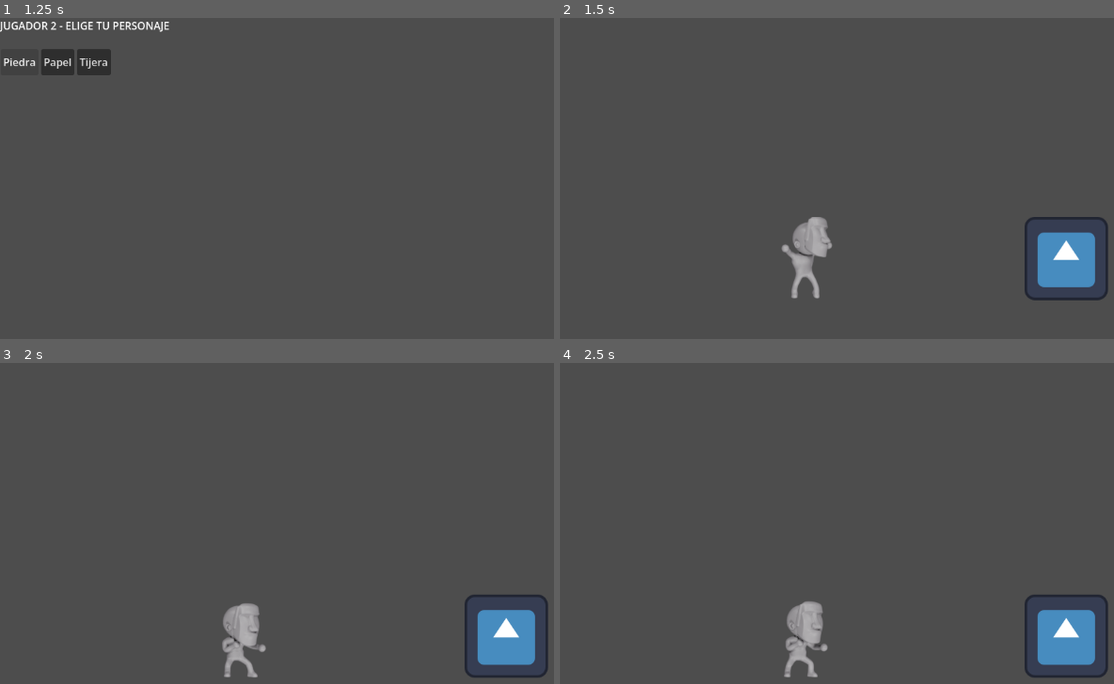
Above: before the commit, frames 1-4 (two rows, left to right).
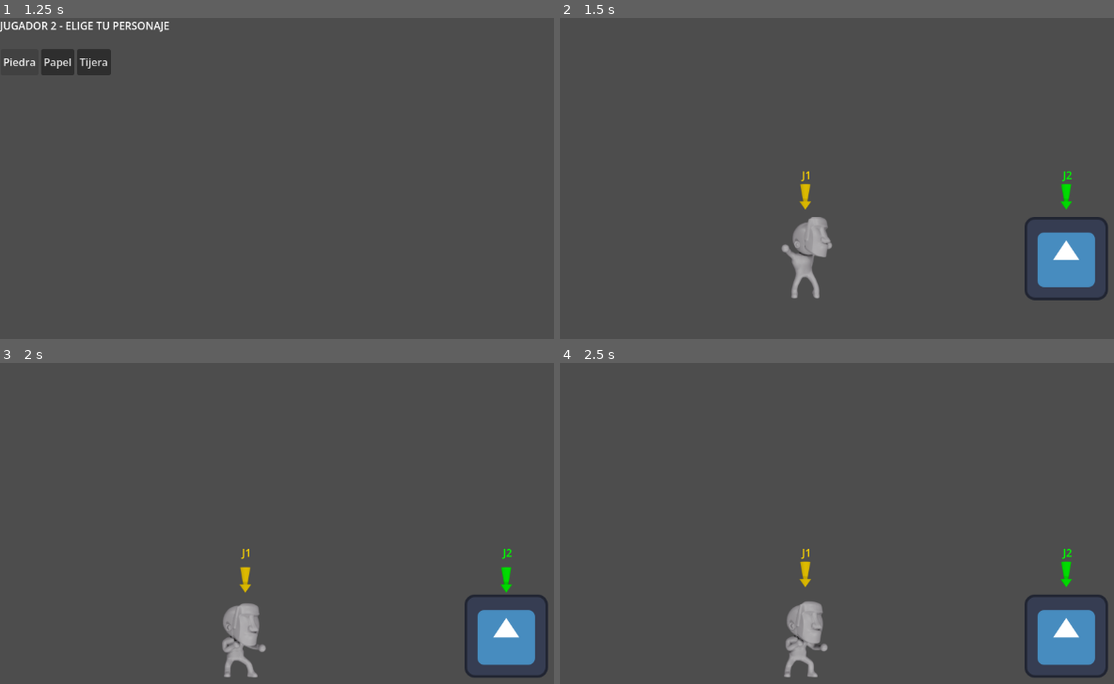
Above: after the commit, the same moments.

Repository: Pablo-Gallina/lucha
Game: Godot game, scene res://scenes/select/character_select.tscn
The game is run twice, just before and just after one commit, with the same random seed, the same clock (stepped at 60 frames per second) and the same inputs. The engine's default icon, where the game draws it, is replaced by a stand-in: a white triangle on a blue panel in a dark square.
Inputs:
- Up to frame 1 (1.25 s): click "Piedra" at 0.5 s
- Up to frame 2 (1.5 s): click "Papel" at 1.25 s
- Up to frame 3 (2 s): no input
- Up to frame 4 (2.5 s): hold Right (ui_right) from 2.03 s (still down); tap Up (ui_up) at 2.27 s

Frame 1 is identical in both runs. In frame 2, 0.3% of the frame differs, in the area x 43-93%, y 47-60%; in frame 3, 0.3%; in frame 4, 0.3%, in the area x 43-93%, y 57-70%.
Error in both runs: Trying to assign value of type 'Sprite2D' to a variable of type 'AnimatedSprite2D'. (res://scenes/player/base/player_base.gd:4)

Commit message:
add player indicator

Diff:
--- a/scenes/ring/ring.gd
+++ b/scenes/ring/ring.gd
@@ -1,4 +1,6 @@
 extends Node2D
+
+const PLAYER_INDICATOR = preload("uid://tqlhfhbrkjkj")
 
 func _ready() -> void:
 	var p1_scene = load(GLOBAL.player_selections[0])
@@ -8,12 +10,20 @@
 	p1.input_prefix = "p1"
 	p1.position = Vector2(-200, 0)
 	add_child(p1)
+	var ind1 = PLAYER_INDICATOR.instantiate()
+	ind1.position = Vector2(0, -90)
+	p1.add_child(ind1)
+	ind1.setup("J1", Color.GOLD)
 
 	var p2 = p2_scene.instantiate()
 	p2.input_prefix = "p2"
 	p2.position = Vector2(200, 0)
 	p2.facing_right = false
 	add_child(p2)
+	var ind2 = PLAYER_INDICATOR.instantiate()
+	ind2.position = Vector2(0, -90)
+	p2.add_child(ind2)
+	ind2.setup("J2", Color.GREEN)
 
 	# Fuerza de golpe por personaje
 	var P1_CHARACTER: String = p1.CHARACTER
--- /dev/null
+++ b/scenes/ui/arrow/player_indicator.gd
@@ -0,0 +1,12 @@
+extends Node2D
+
+@onready var label : Label = $Label
+@onready var arrow : AnimatedSprite2D = $Arrow
+
+func setup (text: String, color: Color) -> void:
+	label.position.y = -50
+	label.position.x = -5
+	label.text = text
+	label.modulate = color
+	arrow.modulate = color
+	arrow.play("default")
--- /dev/null
+++ b/scenes/ui/arrow/player_indicator.tscn
@@ -0,0 +1,262 @@
+[gd_scene format=3 uid="uid://tqlhfhbrkjkj"]
+
+[ext_resource type="Texture2D" uid="uid://c7ikal80d5jn1" path="res://assets/sprites/ui/arrow/0001.png" id="1_r2a8b"]
+[ext_resource type="Script" uid="uid://76r1gxj5tn5n" path="res://scenes/ui/arrow/player_indicator.gd" id="1_w1tnm"]
+[ext_resource type="Texture2D" uid="uid://cetd3yi55vv85" path="res://assets/sprites/ui/arrow/0002.png" id="2_w1tnm"]
+[ext_resource type="Texture2D" uid="uid://dx4nc01iounih" path="res://assets/sprites/ui/arrow/0003.png" id="3_a6jgk"]
+[ext_resource type="Texture2D" uid="uid://uw4doteub3ey" path="res://assets/sprites/ui/arrow/0004.png" id="4_ep6mc"]
+[ext_resource type="Texture2D" uid="uid://bqupexojkcbo1" path="res://assets/sprites/ui/arrow/0005.png" id="5_vs6pa"]
+[ext_resource type="Texture2D" uid="uid://db5skmwmnl27l" path="res://assets/sprites/ui/arrow/0006.png" id="6_bmjyt"]
+[ext_resource type="Texture2D" uid="uid://4l5yyooda14t" path="res://assets/sprites/ui/arrow/0007.png" id="7_aiahy"]
+[ext_resource type="Texture2D" uid="uid://cdcnph4drnrtu" path="res://assets/sprites/ui/arrow/0008.png" id="8_uau2a"]
+[ext_resource type="Texture2D" uid="uid://btcycd2oavdb3" path="res://assets/sprites/ui/arrow/0009.png" id="9_d4mwq"]
+[ext_resource type="Texture2D" uid="uid://cx3obokdvs4ow" path="res://assets/sprites/ui/arrow/0010.png" id="10_x5m1y"]
+[ext_resource type="Texture2D" uid="uid://ouyxf10m5ah8" path="res://assets/sprites/ui/arrow/0011.png" id="11_cr1ch"]
+[ext_resource type="Texture2D" uid="uid://dbs8lrse1wh0k" path="res://assets/sprites/ui/arrow/0012.png" id="12_eq3jj"]
+[ext_resource type="Texture2D" uid="uid://ceufsponm061j" path="res://assets/sprites/ui/arrow/0013.png" id="13_iql5m"]
+[ext_resource type="Texture2D" uid="uid://dx2tkyd1gkcis" path="res://assets/sprites/ui/arrow/0014.png" id="14_sqsru"]
+[ext_resource type="Texture2D" uid="uid://ctfv0nmaudy1j" path="res://assets/sprites/ui/arrow/0015.png" id="15_qu2qf"]
+[ext_resource type="Texture2D" uid="uid://de3qkh7fueo5y" path="res://assets/sprites/ui/arrow/0016.png" id="16_qwdqb"]
+[ext_resource type="Texture2D" uid="uid://ltwuhc6fc87a" path="res://assets/sprites/ui/arrow/0017.png" id="17_ttauu"]
+[ext_resource type="Texture2D" uid="uid://dn6kps5y6cgde" path="res://assets/sprites/ui/arrow/0018.png" id="18_nr1d6"]
+[ext_resource type="Texture2D" uid="uid://dmnc2rxix7s4m" path="res://assets/sprites/ui/arrow/0019.png" id="19_a1eku"]
+[ext_resource type="Texture2D" uid="uid://hyb160vpqtdp" path="res://assets/sprites/ui/arrow/0020.png" id="20_qiuob"]
+[ext_resource type="Texture2D" uid="uid://c70xx0jyxbkw" path="res://assets/sprites/ui/arrow/0021.png" id="21_ls0qy"]
+[ext_resource type="Texture2D" uid="uid://daby2g1fvl086" path="res://assets/sprites/ui/arrow/0022.png" id="22_eboud"]
+[ext_resource type="Texture2D" uid="uid://bu8d33quxhmx1" path="res://assets/sprites/ui/arrow/0023.png" id="23_bf6tn"]
+[ext_resource type="Texture2D" uid="uid://cnx31yb3bed25" path="res://assets/sprites/ui/arrow/0024.png" id="24_6hamj"]
+[ext_resource type="Texture2D" uid="uid://dc7drmdx7860k" path="res://assets/sprites/ui/arrow/0025.png" id="25_lyo16"]
+[ext_resource type="Texture2D" uid="uid://bbwpi7cme3dw8" path="res://assets/sprites/ui/arrow/0026.png" id="26_wlq1k"]
+[ext_resource type="Texture2D" uid="uid://j0y5ko76xyyw" path="res://assets/sprites/ui/arrow/0027.png" id="27_y1vln"]
+[ext_resource type="Texture2D" uid="uid://bk54oxfh8spcp" path="res://assets/sprites/ui/arrow/0028.png" id="28_wcv0b"]
+[ext_resource type="Texture2D" uid="uid://dmi0lkqp20gjj" path="res://assets/sprites/ui/arrow/0029.png" id="29_4iujf"]
+[ext_resource type="Texture2D" uid="uid://dnqwvm67wpbh6" path="res://assets/sprites/ui/arrow/0030.png" id="30_flg2t"]
+[ext_resource type="Texture2D" uid="uid://c8biva3t1q0j" path="res://assets/sprites/ui/arrow/0031.png" id="31_m62nq"]
+[ext_resource type="Texture2D" uid="uid://6cyvie41goxo" path="res://assets/sprites/ui/arrow/0032.png" id="32_jey2k"]
+[ext_resource type="Texture2D" uid="uid://erw82unxmx4u" path="res://assets/sprites/ui/arrow/0033.png" id="33_e2aki"]
+[ext_resource type="Texture2D" uid="uid://c2r1yrmkdp5dv" path="res://assets/sprites/ui/arrow/0034.png" id="34_1qrnv"]
+[ext_resource type="Texture2D" uid="uid://dlqamgx4txejy" path="res://assets/sprites/ui/arrow/0035.png" id="35_y8r25"]
+[ext_resource type="Texture2D" uid="uid://d2qlmtdoobkig" path="res://assets/sprites/ui/arrow/0036.png" id="36_yvaqj"]
+[ext_resource type="Texture2D" uid="uid://bbo4un1nsic2b" path="res://assets/sprites/ui/arrow/0037.png" id="37_6tovp"]
+[ext_resource type="Texture2D" uid="uid://mof4tljd2w8q" path="res://assets/sprites/ui/arrow/0038.png" id="38_glyxn"]
+[ext_resource type="Texture2D" uid="uid://12qiu7shi0bl" path="res://assets/sprites/ui/arrow/0039.png" id="39_ujo42"]
+[ext_resource type="Texture2D" uid="uid://detutkhrmx5si" path="res://assets/sprites/ui/arrow/0040.png" id="40_qiih0"]
+[ext_resource type="Texture2D" uid="uid://db05ucghgfs80" path="res://assets/sprites/ui/arrow/0041.png" id="41_sy0v5"]
+[ext_resource type="Texture2D" uid="uid://der7yjgpk1ygl" path="res://assets/sprites/ui/arrow/0042.png" id="42_7xb2u"]
+[ext_resource type="Texture2D" uid="uid://b86j5rt3lehky" path="res://assets/sprites/ui/arrow/0043.png" id="43_s6p1n"]
+[ext_resource type="Texture2D" uid="uid://v5oxw22q3ixh" path="res://assets/sprites/ui/arrow/0044.png" id="44_n7cq3"]
+[ext_resource type="Texture2D" uid="uid://ctgn7qbhl62v" path="res://assets/sprites/ui/arrow/0045.png" id="45_h2qi3"]
+[ext_resource type="Texture2D" uid="uid://dmybkvyqh0isu" path="res://assets/sprites/ui/arrow/0046.png" id="46_426n5"]
+[ext_resource type="Texture2D" uid="uid://cc4ofe0g615nr" path="res://assets/sprites/ui/arrow/0047.png" id="47_bt52y"]
+[ext_resource type="Texture2D" uid="uid://bb162faq85h1j" path="res://assets/sprites/ui/arrow/0048.png" id="48_vlh7d"]
+[ext_resource type="Texture2D" uid="uid://cwa613wqw7a7n" path="res://assets/sprites/ui/arrow/0049.png" id="49_a2le5"]
+[ext_resource type="Texture2D" uid="uid://8tah55vwji3j" path="res://assets/sprites/ui/arrow/0050.png" id="50_0fkqm"]
+[ext_resource type="Texture2D" uid="uid://3bqu1opg5uk" path="res://assets/sprites/ui/arrow/0051.png" id="51_pvfua"]
+[ext_resource type="Texture2D" uid="uid://dbrhp44ny08ew" path="res://assets/sprites/ui/arrow/0052.png" id="52_n648w"]
+[ext_resource type="Texture2D" uid="uid://dwc547isrj8y4" path="res://assets/sprites/ui/arrow/0053.png" id="53_3y0uh"]
+[ext_resource type="Texture2D" uid="uid://csa6b08actec8" path="res://assets/sprites/ui/arrow/0054.png" id="54_hm2p3"]
+[ext_resource type="Texture2D" uid="uid://ijutud3xs2pb" path="res://assets/sprites/ui/arrow/0055.png" id="55_51t2o"]
+[ext_resource type="Texture2D" uid="uid://cbw2pr5qxr7m6" path="res://assets/sprites/ui/arrow/0056.png" id="56_1d03s"]
+[ext_resource type="Texture2D" uid="uid://bwk4vyymykphn" path="res://assets/sprites/ui/arrow/0057.png" id="57_rytey"]
+[ext_resource type="Texture2D" uid="uid://dfsmo04qc3wkn" path="res://assets/sprites/ui/arrow/0058.png" id="58_gmoxr"]
+[ext_resource type="Texture2D" uid="uid://bhhwwvgk7nfrj" path="res://assets/sprites/ui/arrow/0059.png" id="59_jjuho"]
+[ext_resource type="Texture2D" uid="uid://da6pjtu2y8agc" path="res://assets/sprites/ui/arrow/0060.png" id="60_c3300"]
+
+[sub_resource type="SpriteFrames" id="SpriteFrames_06fs6"]
+animations = [{
+"frames": [{
+"duration": 1.0,
+"texture": ExtResource("1_r2a8b")
+}, {
+"duration": 1.0,
+"texture": ExtResource("2_w1tnm")
+}, {
+"duration": 1.0,
+"texture": ExtResource("3_a6jgk")
+}, {
+"duration": 1.0,
+"texture": ExtResource("4_ep6mc")
+}, {
+"duration": 1.0,
+"texture": ExtResource("5_vs6pa")
+}, {
+"duration": 1.0,
+"texture": ExtResource("6_bmjyt")
+}, {
+"duration": 1.0,
+"texture": ExtResource("7_aiahy")
+}, {
+"duration": 1.0,
+"texture": ExtResource("8_uau2a")
+}, {
+"duration": 1.0,
+"texture": ExtResource("9_d4mwq")
+}, {
+"duration": 1.0,
+"texture": ExtResource("10_x5m1y")
+}, {
+"duration": 1.0,
+"texture": ExtResource("11_cr1ch")
+}, {
+"duration": 1.0,
+"texture": ExtResource("12_eq3jj")
+}, {
+"duration": 1.0,
+"texture": ExtResource("13_iql5m")
+}, {
+"duration": 1.0,
+"texture": ExtResource("14_sqsru")
+}, {
+"duration": 1.0,
+"texture": ExtResource("15_qu2qf")
+}, {
+"duration": 1.0,
+"texture": ExtResource("16_qwdqb")
+}, {
+"duration": 1.0,
+"texture": ExtResource("17_ttauu")
+}, {
+"duration": 1.0,
+"texture": ExtResource("18_nr1d6")
+}, {
+"duration": 1.0,
+"texture": ExtResource("19_a1eku")
+}, {
+"duration": 1.0,
+"texture": ExtResource("20_qiuob")
+}, {
+"duration": 1.0,
+"texture": ExtResource("21_ls0qy")
+}, {
+"duration": 1.0,
+"texture": ExtResource("22_eboud")
+}, {
+"duration": 1.0,
+"texture": ExtResource("23_bf6tn")
+}, {
+"duration": 1.0,
+"texture": ExtResource("24_6hamj")
+}, {
+"duration": 1.0,
+"texture": ExtResource("25_lyo16")
+}, {
+"duration": 1.0,
+"texture": ExtResource("26_wlq1k")
+}, {
+"duration": 1.0,
+"texture": ExtResource("27_y1vln")
+}, {
+"duration": 1.0,
+"texture": ExtResource("28_wcv0b")
+}, {
+"duration": 1.0,
+"texture": ExtResource("29_4iujf")
+}, {
+"duration": 1.0,
+"texture": ExtResource("30_flg2t")
+}, {
+"duration": 1.0,
+"texture": ExtResource("31_m62nq")
+}, {
+"duration": 1.0,
+"texture": ExtResource("32_jey2k")
+}, {
+"duration": 1.0,
+"texture": ExtResource("33_e2aki")
+}, {
+"duration": 1.0,
+"texture": ExtResource("34_1qrnv")
+}, {
+"duration": 1.0,
+"texture": ExtResource("35_y8r25")
+}, {
+"duration": 1.0,
+"texture": ExtResource("36_yvaqj")
+}, {
+"duration": 1.0,
+"texture": ExtResource("37_6tovp")
+}, {
+"duration": 1.0,
+"texture": ExtResource("38_glyxn")
+}, {
+"duration": 1.0,
+"texture": ExtResource("39_ujo42")
+}, {
+"duration": 1.0,
+"texture": ExtResource("40_qiih0")
+}, {
+"duration": 1.0,
+"texture": ExtResource("41_sy0v5")
+}, {
+"duration": 1.0,
+"texture": ExtResource("42_7xb2u")
+}, {
+"duration": 1.0,
+"texture": ExtResource("43_s6p1n")
+}, {
+"duration": 1.0,
+"texture": ExtResource("44_n7cq3")
+}, {
+"duration": 1.0,
+"texture": ExtResource("45_h2qi3")
+}, {
+"duration": 1.0,
+"texture": ExtResource("46_426n5")
+}, {
+"duration": 1.0,
+"texture": ExtResource("47_bt52y")
+}, {
+"duration": 1.0,
+"texture": ExtResource("48_vlh7d")
+}, {
+"duration": 1.0,
+"texture": ExtResource("49_a2le5")
+}, {
+"duration": 1.0,
+"texture": ExtResource("50_0fkqm")
+}, {
+"duration": 1.0,
+"texture": ExtResource("51_pvfua")
+}, {
+"duration": 1.0,
+"texture": ExtResource("52_n648w")
+}, {
+"duration": 1.0,
+"texture": ExtResource("53_3y0uh")
+}, {
+"duration": 1.0,
+"texture": ExtResource("54_hm2p3")
+}, {
+"duration": 1.0,
+"texture": ExtResource("55_51t2o")
+}, {
+"duration": 1.0,
+"texture": ExtResource("56_1d03s")
+}, {
+"duration": 1.0,
+"texture": ExtResource("57_rytey")
+}, {
+"duration": 1.0,
+"texture": ExtResource("58_gmoxr")
+}, {
+"duration": 1.0,
+"texture": ExtResource("59_jjuho")
+}, {
+"duration": 1.0,
+"texture": ExtResource("60_c3300")
+}],
+"loop": true,
+"name": &"default",
+"speed": 60.0
+}]
+
+[node name="PlayerIndicator" type="Node2D" unique_id=792827320]
+script = ExtResource("1_w1tnm")
+
+[node name="Arrow" type="AnimatedSprite2D" parent="." unique_id=1352783204]
+scale = Vector2(0.5, 0.5)
+sprite_frames = SubResource("SpriteFrames_06fs6")
+
+[node name="Label" type="Label" parent="." unique_id=1861549907]
+offset_right = 40.0
+offset_bottom = 23.0
Binary file added: assets/sprites/ui/arrow/0001.png
Binary file added: assets/sprites/ui/arrow/0002.png
Binary file added: assets/sprites/ui/arrow/0003.png
Binary file added: assets/sprites/ui/arrow/0004.png
Binary file added: assets/sprites/ui/arrow/0005.png
Binary file added: assets/sprites/ui/arrow/0006.png
Binary file added: assets/sprites/ui/arrow/0007.png
Binary file added: assets/sprites/ui/arrow/0008.png
Binary file added: assets/sprites/ui/arrow/0009.png
Binary file added: assets/sprites/ui/arrow/0010.png
Binary file added: assets/sprites/ui/arrow/0011.png
Binary file added: assets/sprites/ui/arrow/0012.png
(and 49 more such lines)
